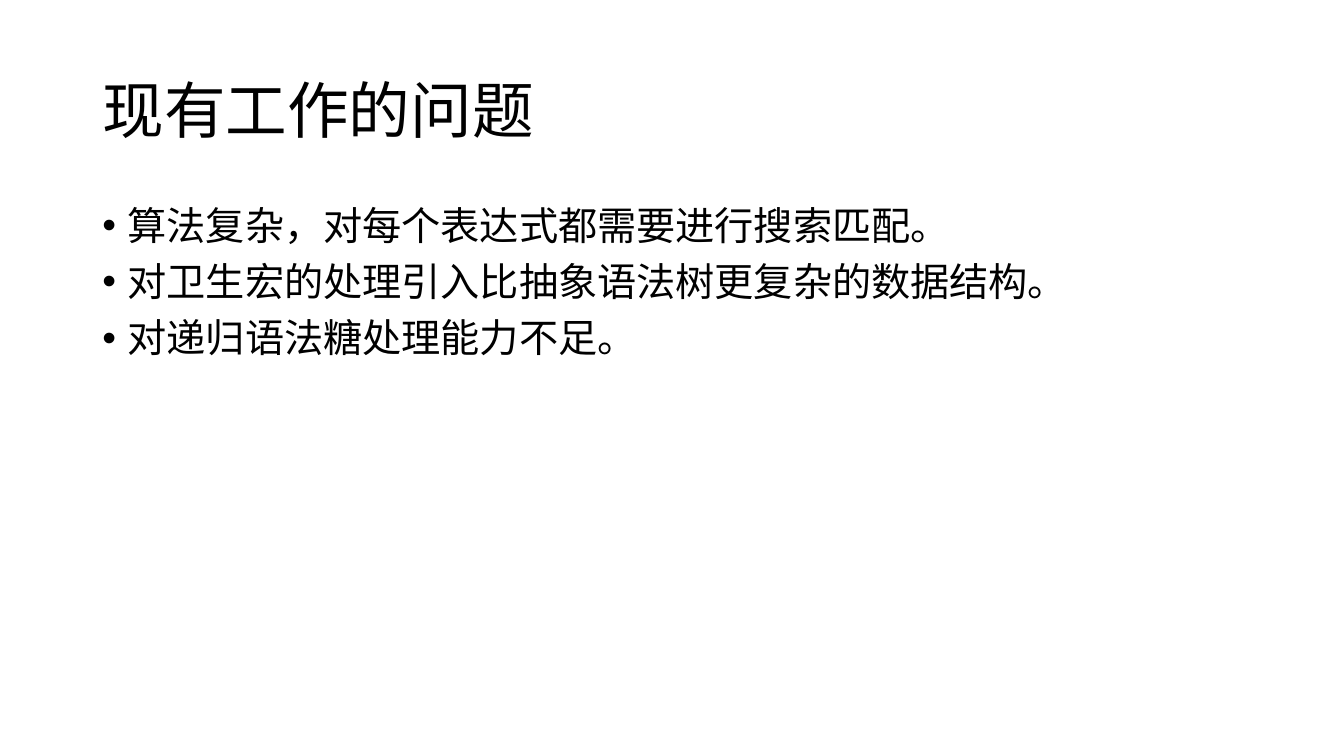
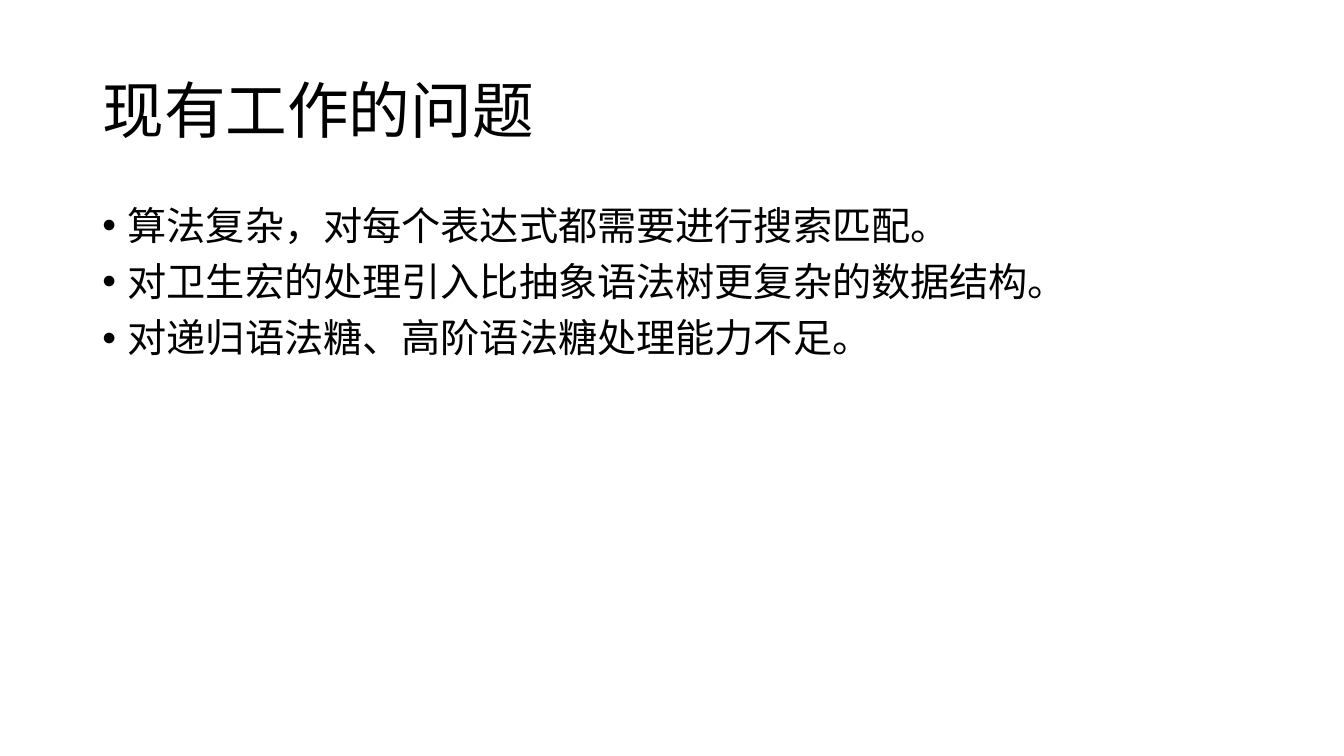
Before and after one commit to yangdinglou/Lightweight-Resugaring-using-PLT-Redex, a slide deck: slide 13 of PPT/毕业论文答辩.pptx (slide 12 before the commit). Drawn at 1344x756 pixels with LibreOffice and Linux fonts; fonts in the diff are those of the drawing. Boxes give left, top, right and bottom in pixels: in the first picture for what was removed or moved away, otherwise in the second. Text is boxed around its words. In the diff, an @@ line names an element or a change of style, - is before the commit and + after.

```diff
--- a/PPT/毕业论文答辩.pptx
+++ b/PPT/毕业论文答辩.pptx
@@ text at box(128, 319, 872, 356): text changed @@
-• 对递归语法糖处理能力不足。
+• 对递归语法糖、高阶语法糖处理能力不足。
```
Also in this commit, not shown: 3 other slides changed, 2 slides added, 1 slide removed, 30 other files.
